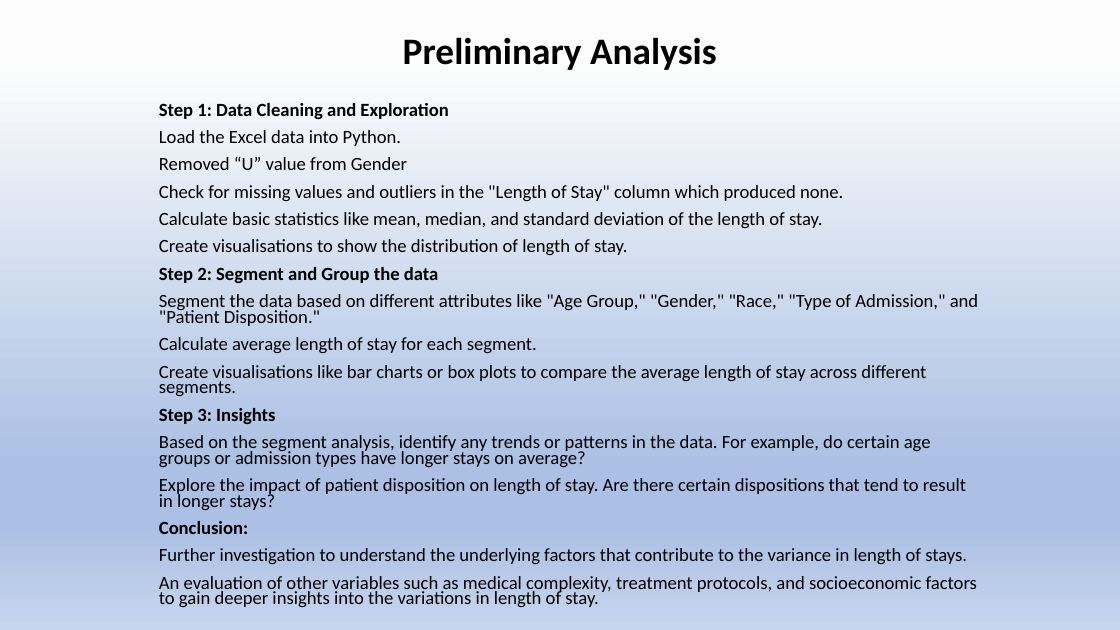
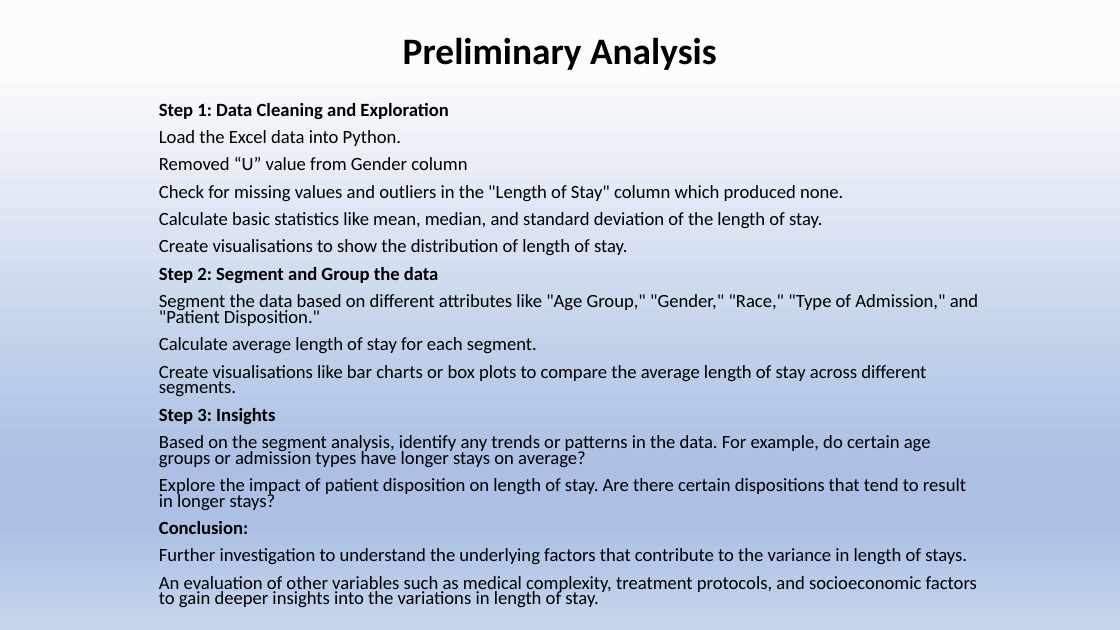
Before and after one commit to GILEV0/New-York-Inpatient-Data, a slide deck: slide 1 of Inpatient Discharges PP 12_08_2023.pptx. Drawn at 1120x630 pixels with LibreOffice and Linux fonts; fonts in the diff are those of the drawing. Boxes give left, top, right and bottom in pixels: in the first picture for what was removed or moved away, otherwise in the second. Text is boxed around its words. In the diff, an @@ line names an element or a change of style, - is before the commit and + after.

```diff
--- a/Inpatient Discharges PP 12_08_2023.pptx
+++ b/Inpatient Discharges PP 12_08_2023.pptx
@@ subtitle at (159,157,467,170): text changed @@
-Removed “U” value from Gender
+Removed “U” value from Gender column
```
Also in this commit, not shown: 1 other slide changed, 1 other file.
